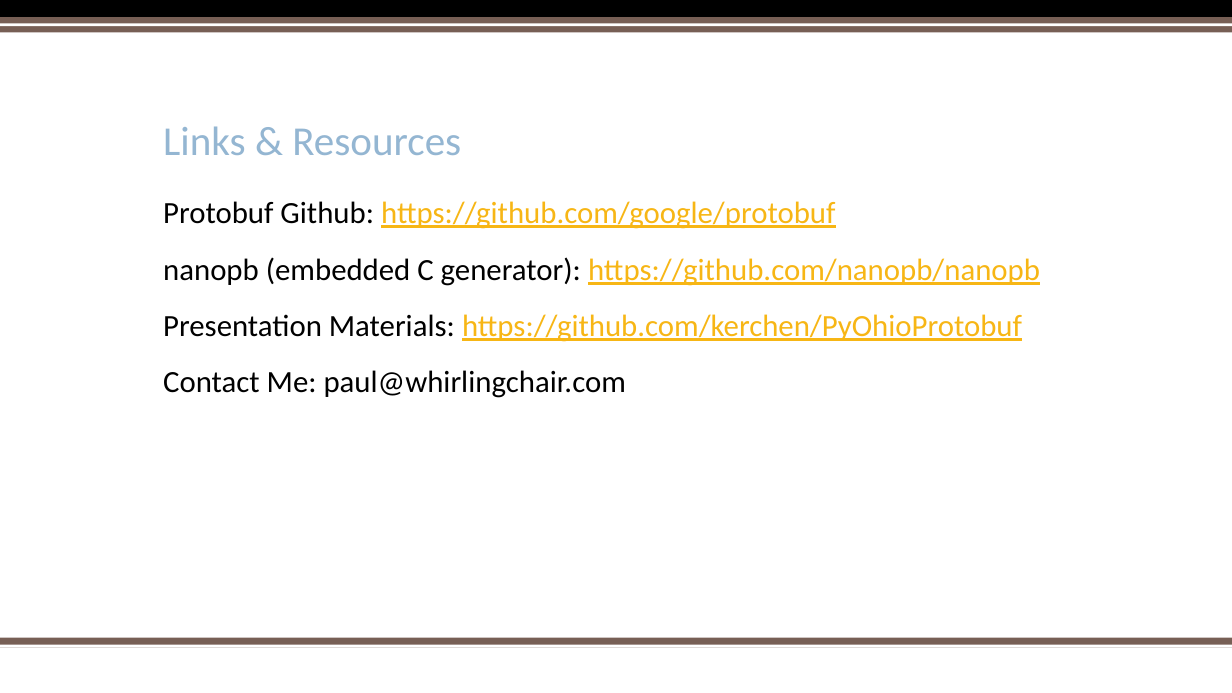
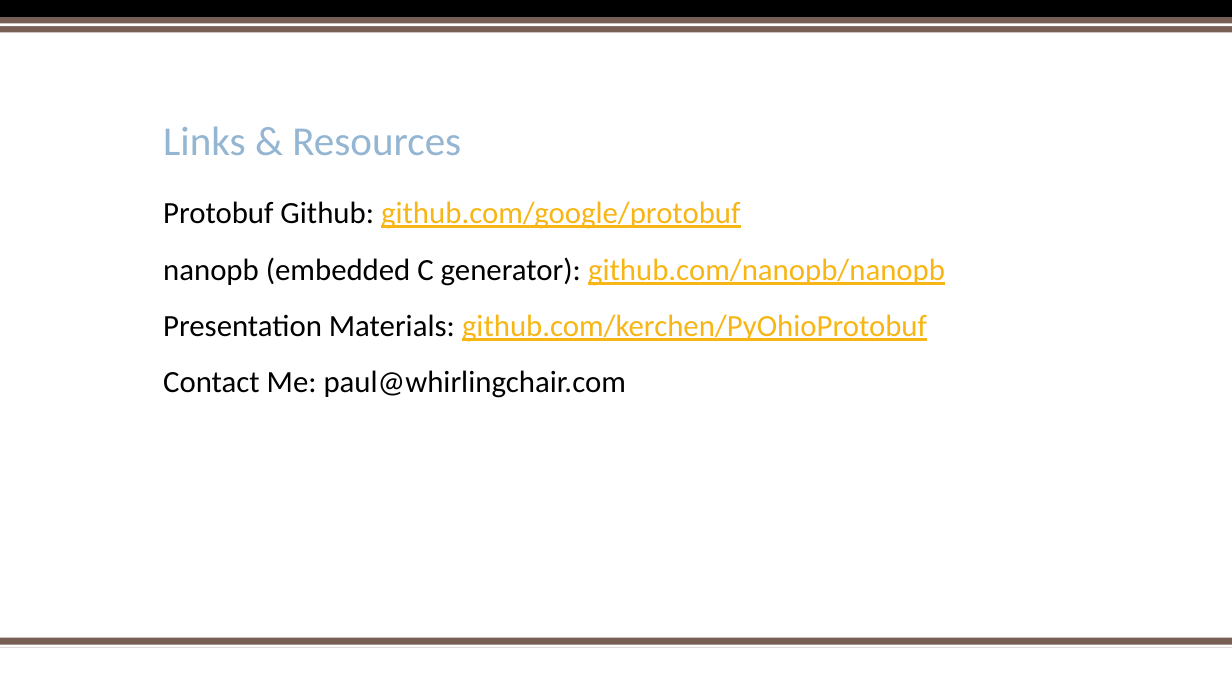
Before and after one commit to kerchen/PyOhioProtobuf, a slide deck: slide 24 of PythonProtobufPyOhio2017.pptx (slide 18 before the commit). Drawn at 1232x693 pixels with LibreOffice and Linux fonts; fonts in the diff are those of the drawing; background and template pictures are left out. Boxes give left, top, right and bottom in pixels: in the first picture for what was removed or moved away, otherwise in the second. Text is boxed around its words. In the diff, an @@ line names an element or a change of style, - is before the commit and + after.

```diff
--- a/PythonProtobufPyOhio2017.pptx
+++ b/PythonProtobufPyOhio2017.pptx
@@ text at (163,201,945,342): text changed @@
-Protobuf Github: https://github.com/google/protobuf
-nanopb (embedded C generator): https://github.com/nanopb/nanopb
-Presentation Materials: https://github.com/kerchen/PyOhioProtobuf
+Protobuf Github: github.com/google/protobuf
+nanopb (embedded C generator): github.com/nanopb/nanopb
+Presentation Materials: github.com/kerchen/PyOhioProtobuf
```
Also in this commit, not shown: 4 other slides changed, 6 slides added.
